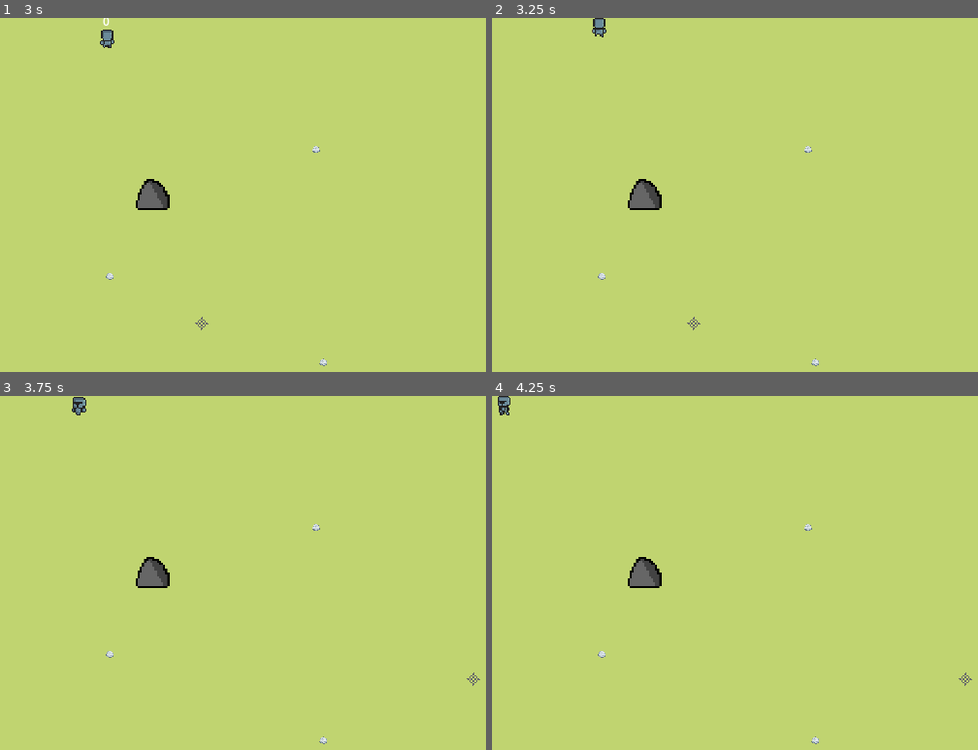
Above: before the commit, frames 1-4 (two rows, left to right).
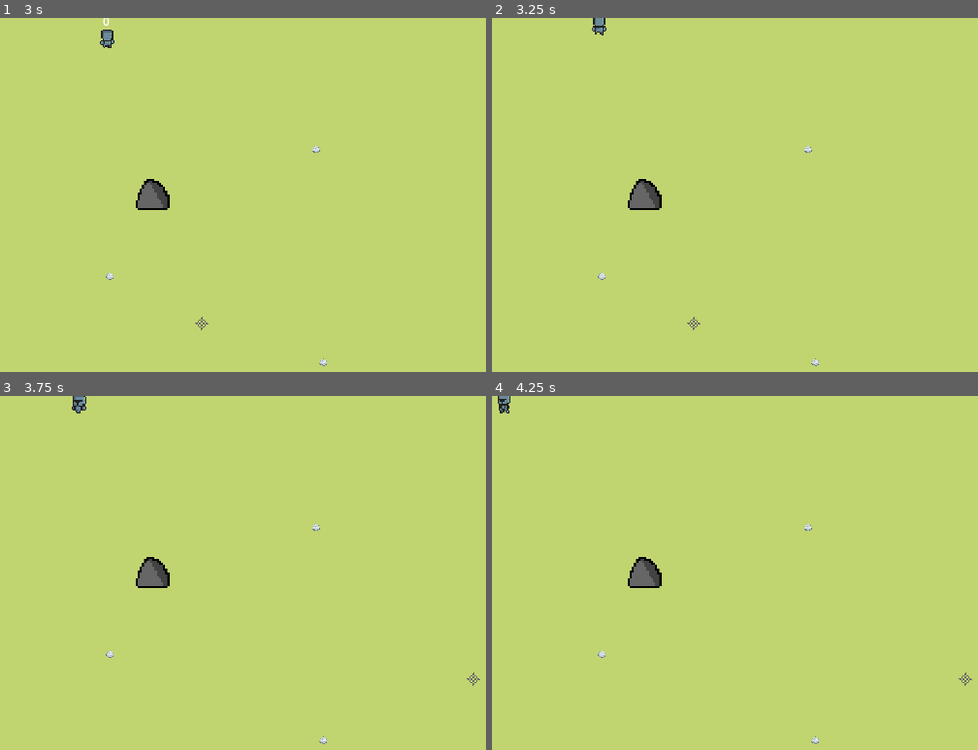
Above: after the commit, the same moments.

Repository: c2i-junia/jeu-godot
Game: Godot game, scene res://scenes/world.tscn
Same seed, same stepped clock (60 frames per second), same inputs: the game is played once before the commit and once after it.
Inputs (mouse positions are in pixels of both pictures, inside the frame that each line leads up to):
- Up to frame 1 (3 s): tap Enter at 0.5, 2 s; move the mouse to (413, 212) at 0.52 s; hold D (move_right) 0.53-1.28 s; click (413, 212) at 0.6 s; tap Space (join-leave) at 1.25, 1.35, 2.75 s; move the mouse to (87, 258) at 1.27 s; hold S (move_down) 1.28-2.03 s; click (87, 258) at 1.55 s; move the mouse to (315, 141) at 2.02 s; hold D (move_right) 2.03-2.78 s; click (315, 141) at 2.1 s; move the mouse to (204, 322) at 2.77 s; hold W (move_up) from 2.78 s (still down); tap F (ramasser_pierre) at 2.85 s
- Up to frame 2 (3.25 s): keep holding W (move_up); click (696, 322) at 3.05 s
- Up to frame 3 (3.75 s): tap Enter at 3.5 s; move the mouse to (471, 679) at 3.52 s; release W (move_up) at 3.53 s; hold A (move_left) from 3.53 s (still down); click (471, 679) at 3.6 s
- Up to frame 4 (4.25 s): keep holding A (move_left)

Frame 1 is identical in both runs. In frame 2, less than 0.1% of the frame differs, in the area x 20-24%, y 0-6%; in frame 3, 0.1%, in the area x 14-18%, y 0-6%; in frame 4, less than 0.1%.

Commit message:
drop de collectable_stone lors d'impact de la pierre

Diff:
--- a/src/scenes/world.tscn
+++ b/src/scenes/world.tscn
@@ -260,16 +260,17 @@
 [node name="bordDeMap" type="StaticBody2D" parent="."]
 
 [node name="Largeur1" type="CollisionShape2D" parent="bordDeMap"]
+position = Vector2(2, 0)
 shape = SubResource("SegmentShape2D_nfke4")
 
 [node name="Largeur2" type="CollisionShape2D" parent="bordDeMap"]
-position = Vector2(1152, 0)
+position = Vector2(1150, 0)
 shape = SubResource("SegmentShape2D_nfke4")
 
 [node name="Longueur1" type="CollisionShape2D" parent="bordDeMap"]
-position = Vector2(0, 20)
+position = Vector2(0, 17)
 shape = SubResource("SegmentShape2D_p5588")
 
 [node name="Longueur2" type="CollisionShape2D" parent="bordDeMap"]
-position = Vector2(0, 648)
+position = Vector2(0, 646)
 shape = SubResource("SegmentShape2D_p5588")
--- a/src/scripts/pierre.gd
+++ b/src/scripts/pierre.gd
@@ -2,6 +2,7 @@
 
 var speed = 400 # Vitesse de la fleche
 var direction
+var collectableStone = preload("res://scenes/collectable_stone.tscn")
 
 func _ready():
 	set_as_top_level(true) # La flèche sera vu par dessus nimporte quel objet
@@ -15,4 +16,7 @@
 
 func _on_body_entered(body):
 	if body.name == "bordDeMap" or body.name == "Rock":
+		var collectableStone_instance = collectableStone.instantiate()
+		collectableStone_instance.global_position = position
+		get_parent().add_child(collectableStone_instance)
 		queue_free()
--- a/src/scripts/player.gd
+++ b/src/scripts/player.gd
@@ -18,6 +18,7 @@
 
 # TEXTURES
 var rock = preload("res://scenes/pierre.tscn")
+var collectableStone = preload("res://scenes/collectable_stone.tscn")
 
 
 func init(player_num: int, device: int):
@@ -74,7 +75,7 @@
 		rock_instance.name = "Pierre" + str(index)
 		index += 1
 		nom_pierre_lancee = rock_instance.name
-		add_child(rock_instance)
+		get_parent().add_child(rock_instance)
 		rock_stocked -= 1
 		# Ajout d'un compteur pour ne pas relancer instananement
 		await get_tree().create_timer(0.6).timeout
@@ -82,12 +83,6 @@
 
 
 # ------------ FONCTIONS ------------$Area2D
-func _on_area_2d_body_entered(body):
-	print(body)
-	if body.name != nom_pierre_lancee:
-		if body.name == "Pierre":
-			queue_free()
-
 
 func actualiser_position_viseur():
 	var device = get_node("../PlayerManager").get_player_device(player_id)
@@ -122,10 +117,11 @@
 			$AnimatedSprite2D.play("walk_s")
 
 
-
 func _on_area_2d_area_entered(area):
-	print(area)
 	if area.name != nom_pierre_lancee:
 		if "Pierre" in area.name:
+			var collectableStone_instance = collectableStone.instantiate()
+			collectableStone_instance.global_position = position
+			get_parent().add_child(collectableStone_instance)
 			area.queue_free()
 			queue_free()
